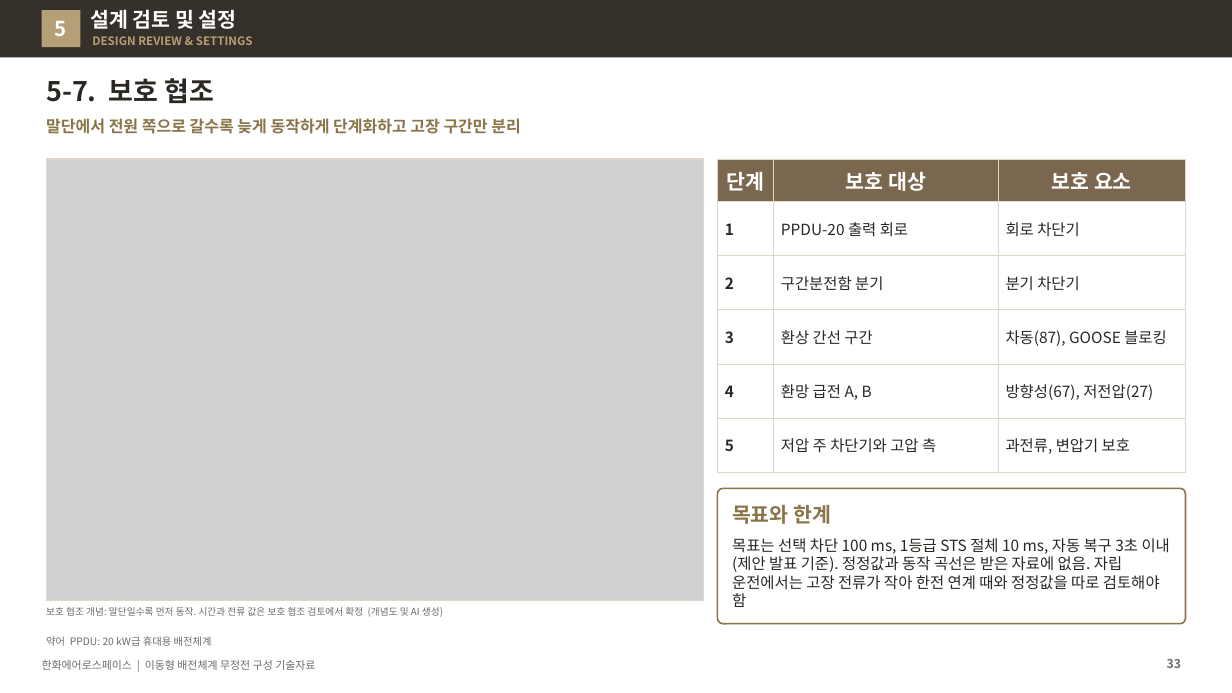
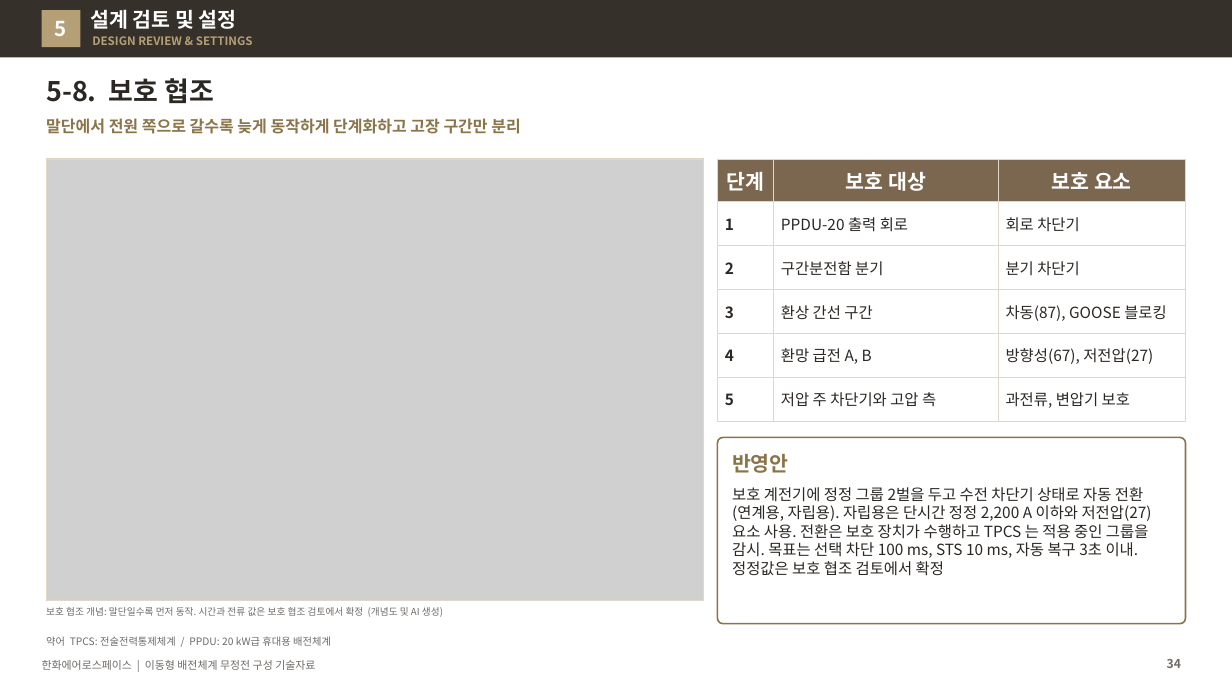
Before and after one commit to byunjd112-hue/headroom, a slide deck: slide 34 of mobile_ems/docs/out/IFPS_이동형배전체계_무정전구성_기술자료_Rev72.pptx (slide 33 before the commit). Drawn at 1232x693 pixels with LibreOffice and Linux fonts; fonts in the diff are those of the drawing; grey boxes stand for pictures. Boxes give left, top, right and bottom in pixels: in the first picture for what was removed or moved away, otherwise in the second. Text is boxed around its words. In the diff, an @@ line names an element or a change of style, - is before the commit and + after.

```diff
--- a/mobile_ems/docs/out/IFPS_이동형배전체계_무정전구성_기술자료_Rev72.pptx
+++ b/mobile_ems/docs/out/IFPS_이동형배전체계_무정전구성_기술자료_Rev72.pptx
@@ title at [46, 78, 215, 103]: text changed @@
-5-7. 보호 협조
+5-8. 보호 협조
@@ table: place and size @@
-table at [717, 159, 1186, 458]
+table at [717, 159, 1186, 412]
@@ rounded rectangle: place and size @@
-rounded rectangle at [717, 488, 1186, 624]
+rounded rectangle at [717, 437, 1186, 624]
@@ rounded rectangle at [717, 437, 1186, 624]: proportions changed @@
@@ text at [732, 454, 789, 473]: text changed @@
-목표와 한계
+반영안
@@ text at [732, 487, 1152, 576]: text changed @@
-목표는 선택 차단 100 ms, 1등급 STS 절체 10 ms, 자동 복구 3초 이내(제안 발표 기준). 정정값과 동작 곡선은 받은 자료에 없음. 자립 운전에서는 고장 전류가 작아 한전 연계 때와 정정값을 따로 검토해야 함
+보호 계전기에 정정 그룹 2벌을 두고 수전 차단기 상태로 자동 전환(연계용, 자립용). 자립용은 단시간 정정 2,200 A 이하와 저전압(27) 요소 사용. 전환은 보호 장치가 수행하고 TPCS 는 적용 중인 그룹을 감시. 목표는 선택 차단 100 ms, STS 10 ms, 자동 복구 3초 이내. 정정값은 보호 협조 검토에서 확정
@@ text at [46, 636, 331, 646]: text changed @@
-약어 PPDU: 20 kW급 휴대용 배전체계
+약어 TPCS: 전술전력통제체계 / PPDU: 20 kW급 휴대용 배전체계
@@ page number at [1167, 659, 1181, 668]: text changed @@
-33
+34
```
Also in this commit, not shown: 14 other slides changed, 1 slide added, 4 other files.
